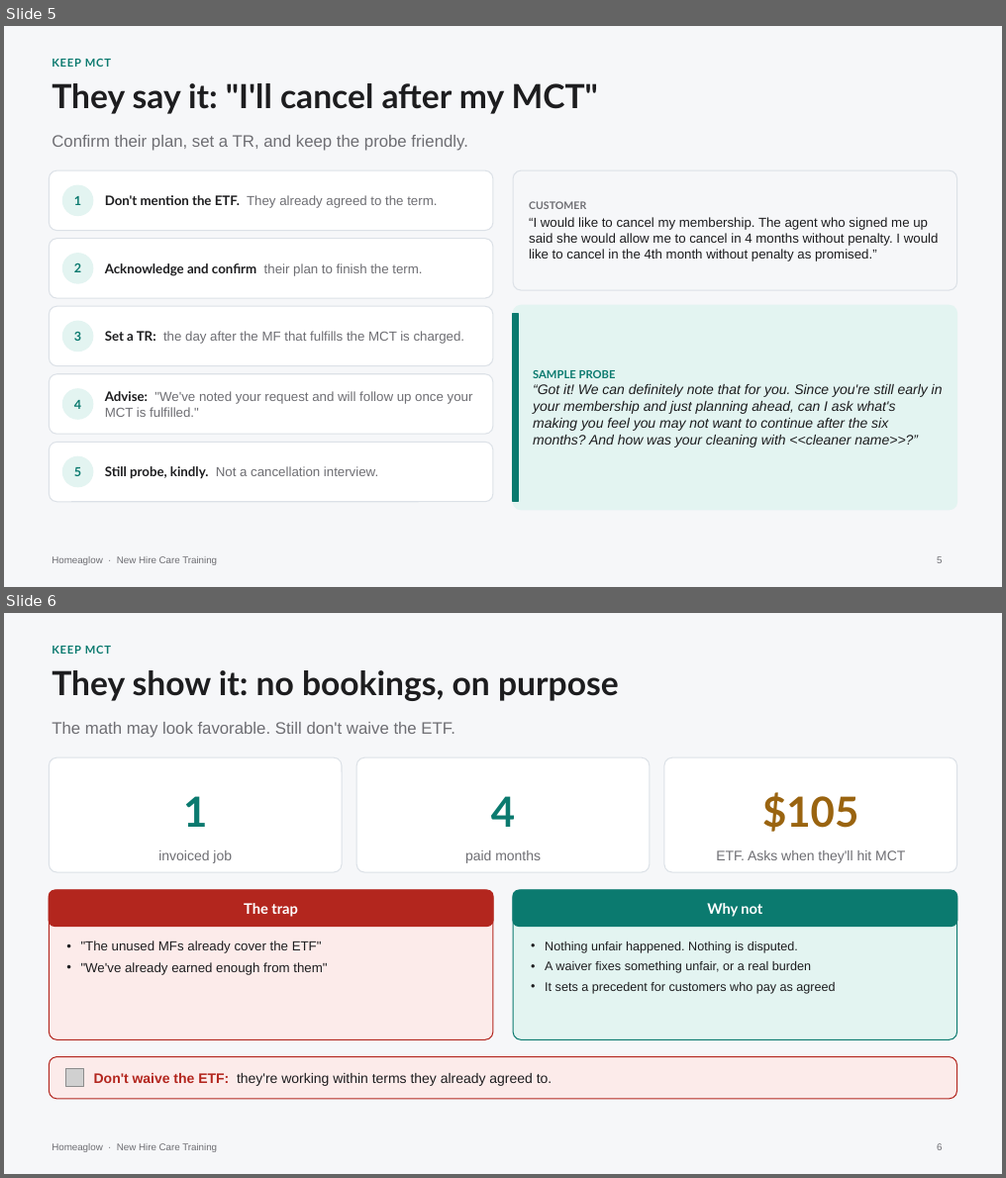
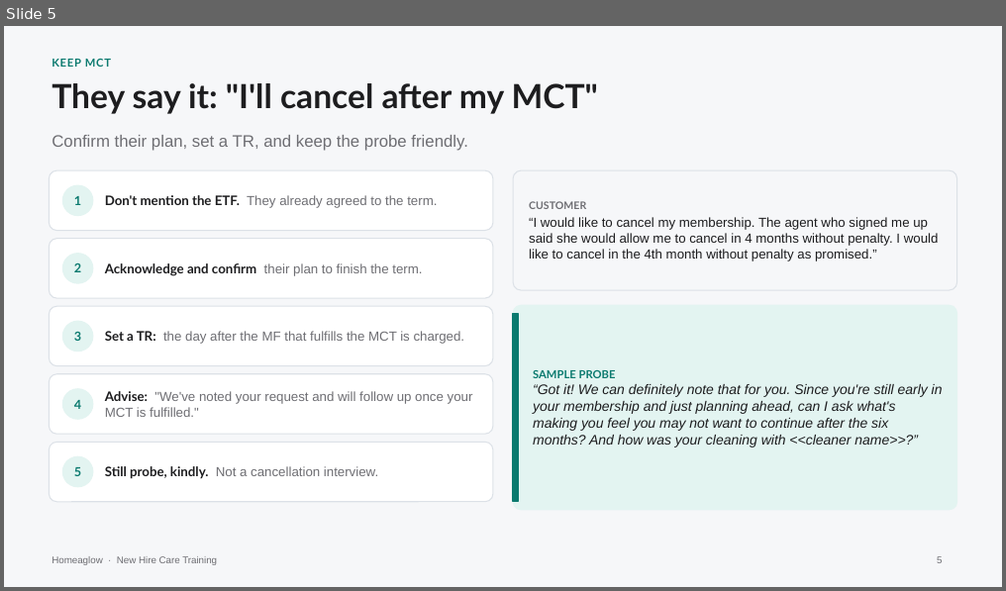
Before and after one commit to anjulimichelle/training, a slide deck: keep-mct-biohazard/keep-mct-biohazard.pptx. Shown one above the other, each under a label of ours: slides 5 and 6 before the commit, slide 5 after it. The pictures are 1006x1178 and 1006x591 pixels, drawn with LibreOffice and Linux fonts; fonts in the diff are those of the drawing; grey boxes stand for pictures. Boxes give left, top, right and bottom in pixels: in the first picture for what was removed or moved away, otherwise in the second. Text is boxed around its words. In the diff, an @@ line names an element or a change of style, - is before the commit and + after.

```diff
--- a/keep-mct-biohazard/keep-mct-biohazard.pptx
+++ b/keep-mct-biohazard/keep-mct-biohazard.pptx
@@ slide 6 removed at <box>4,613,1002,1174</box>, background #F6F7F9; not listed: 1 template element that a slide beside it also shows @@
@@ text removed at <box>52,646,111,654</box> @@
-KEEP MCT
@@ text removed at <box>52,670,619,701</box> @@
-They show it: no bookings, on purpose
@@ text removed at <box>52,722,454,738</box> @@
-The math may look favorable. Still don't waive the ETF.
@@ rounded rectangle removed at <box>49,758,342,872</box> @@
@@ rounded rectangle removed at <box>356,758,648,872</box> @@
@@ rounded rectangle removed at <box>664,758,957,872</box> @@
@@ text removed at <box>183,796,207,827</box> @@
-1
@@ text removed at <box>491,796,515,827</box> @@
-4
@@ text removed at <box>762,792,858,832</box> @@
-$105
@@ text removed at <box>158,851,232,863</box> @@
-invoiced job
@@ text removed at <box>465,851,541,863</box> @@
-paid months
@@ text removed at <box>716,851,905,863</box> @@
-ETF. Asks when they'll hit MCT
@@ rounded rectangle removed at <box>49,890,493,1040</box> @@
@@ rounded rectangle removed at <box>49,890,493,927</box> @@
-The trap
@@ rounded rectangle removed at <box>513,890,957,1040</box> @@
@@ rounded rectangle removed at <box>513,890,957,927</box> @@
-Why not
@@ text removed at <box>81,941,327,975</box> @@
-• "The unused MFs already cover the ETF"
-• "We've already earned enough from them"
@@ text removed at <box>545,942,835,994</box> @@
-• Nothing unfair happened. Nothing is disputed.
-• A waiver fixes something unfair, or a real burden
-• It sets a precedent for customers who pay as agreed
@@ rounded rectangle removed at <box>49,1058,957,1099</box> @@
@@ picture removed at <box>65,1069,84,1087</box> @@
@@ text removed at <box>94,1073,552,1086</box> @@
-Don't waive the ETF: they're working within terms they already agreed to.
@@ page number removed at <box>937,1144,942,1151</box> @@
-6
```
Also in this commit, not shown: 1 slide changed, 1 other file.
